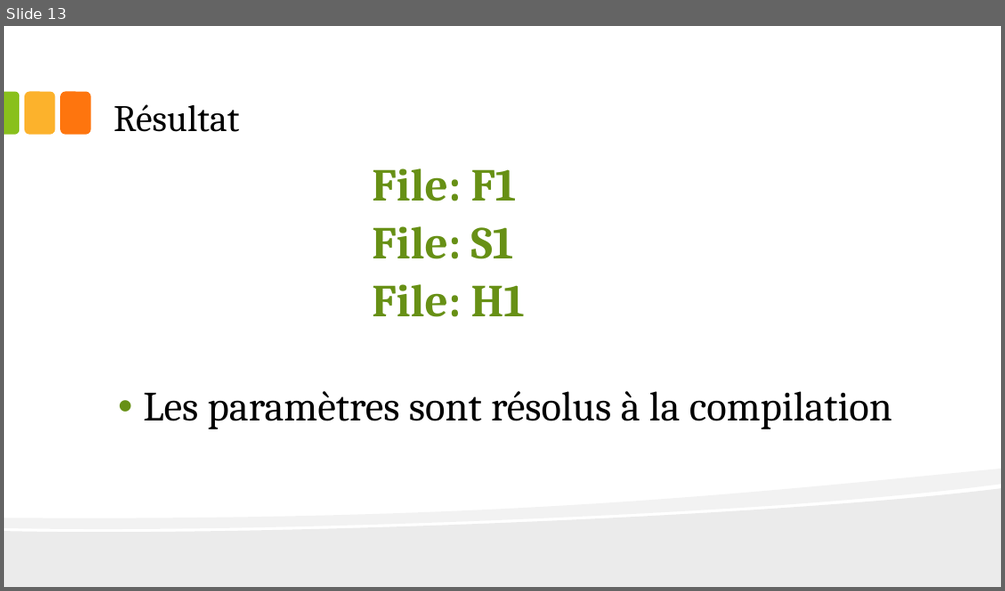
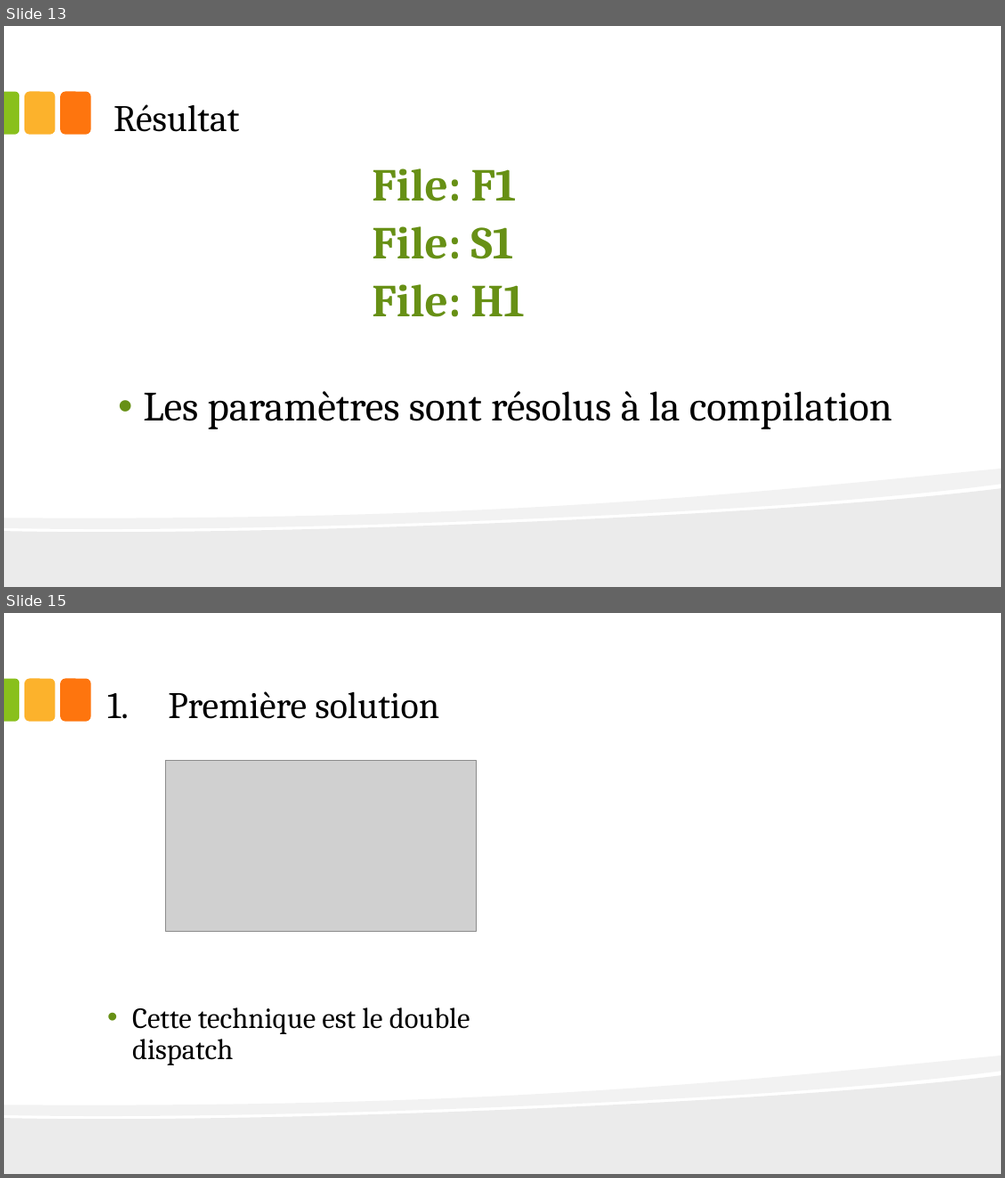
Before and after one commit to omebarki/meetuppatterns, a slide deck: doc/Patterns.pptx. Shown one above the other, each under a label of ours: slide 13 before the commit, slides 13 and 15 after it; the slides between them are not shown. The pictures are 1005x591 and 1005x1178 pixels, drawn with LibreOffice and Linux fonts; fonts in the diff are those of the drawing; grey boxes stand for pictures. Boxes give left, top, right and bottom in pixels: in the first picture for what was removed or moved away, otherwise in the second. Text is boxed around its words. In the diff, an @@ line names an element or a change of style, - is before the commit and + after.

Commit message:
double dispatch

```diff
--- a/doc/Patterns.pptx
+++ b/doc/Patterns.pptx
@@ slide 15 added at (x1=4, y1=613, x2=1001, y2=1174), background #FFFFFF; not listed: 5 template elements that a slide beside it also shows @@
@@ title added at (x1=168, y1=691, x2=439, y2=719), 36 pt, text #000000 @@
+1. Première solution
@@ picture added at (x1=165, y1=761, x2=476, y2=931) @@
@@ text added at (x1=132, y1=1007, x2=470, y2=1065), 28 pt, text #000000 @@
+• Cette technique est le double dispatch
```
Also in this commit, not shown: 1 other slide added, 9 other files.
